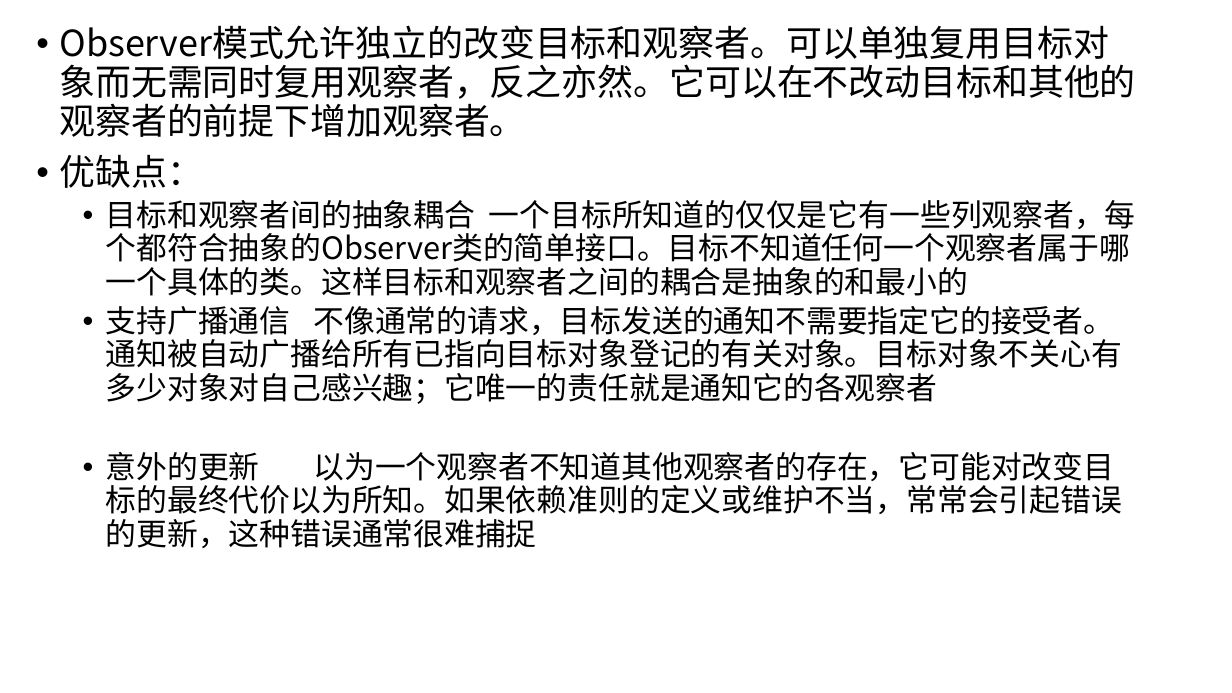
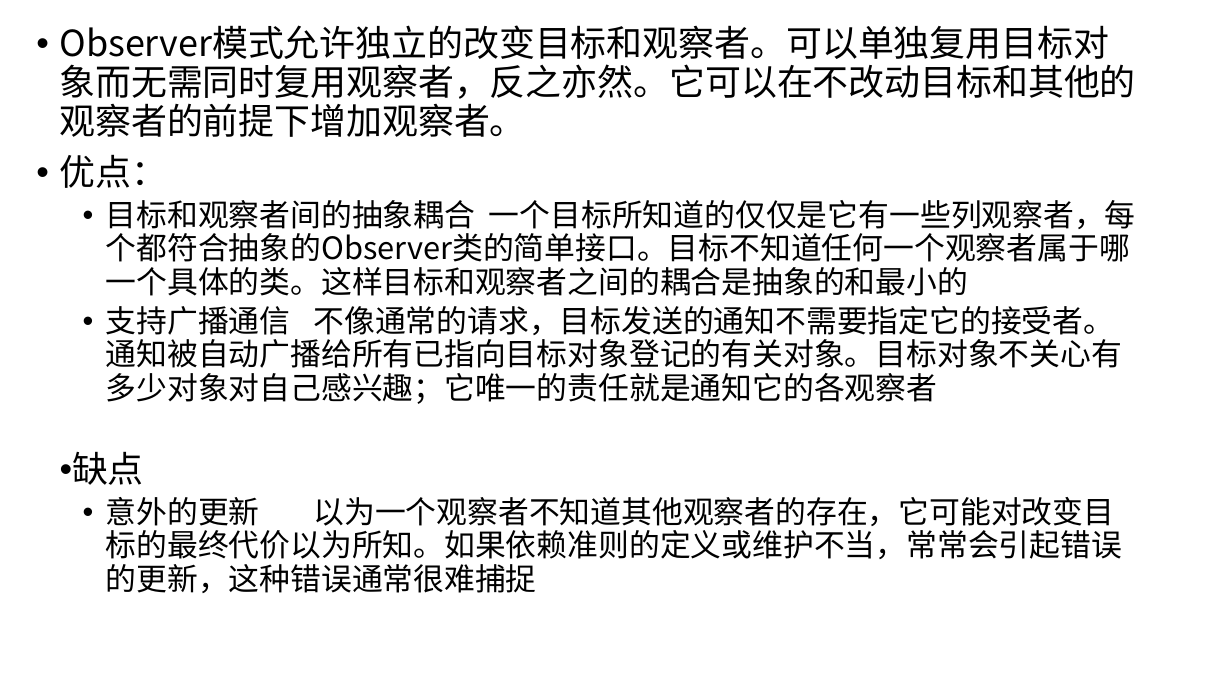
Before and after one commit to dengguoqing93/designNew, a slide deck: slide 4 of docment/观察者模式.pptx. Drawn at 1232x693 pixels with LibreOffice and Linux fonts; fonts in the diff are those of the drawing. Boxes give left, top, right and bottom in pixels: in the first picture for what was removed or moved away, otherwise in the second. Text is boxed around its words. In the diff, an @@ line names an element or a change of style, - is before the commit and + after.

```diff
--- a/docment/观察者模式.pptx
+++ b/docment/观察者模式.pptx
@@ text at bbox=[59, 154, 167, 188]: text changed @@
-• 优缺点：
+• 优点：
@@ text at bbox=[72, 451, 144, 485]: paragraph added @@
+  • 缺点
```
Also in this commit, not shown: 1 other slide changed, 4 other files.
